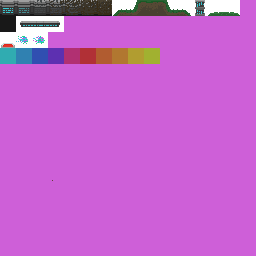
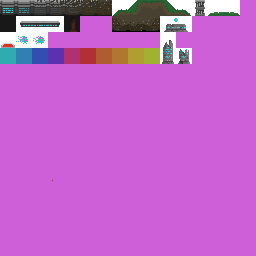
Two versions of the same layered image (256x256). Layer-by-layer changes:
removed layer "Layer 10(pasted)" over [64, 16, 128, 32]
painted on "Layer 1" over [64, 1, 192, 64]
